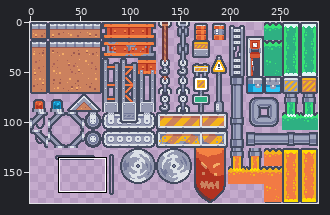
Edited in one commit: sprite sheet (Assets/Tiles/Kenney/kenney_industrial_tiles_packed.png). The first picture is a wide view before the edit; the outline marks the close-up.
Close-up. Before the commit:
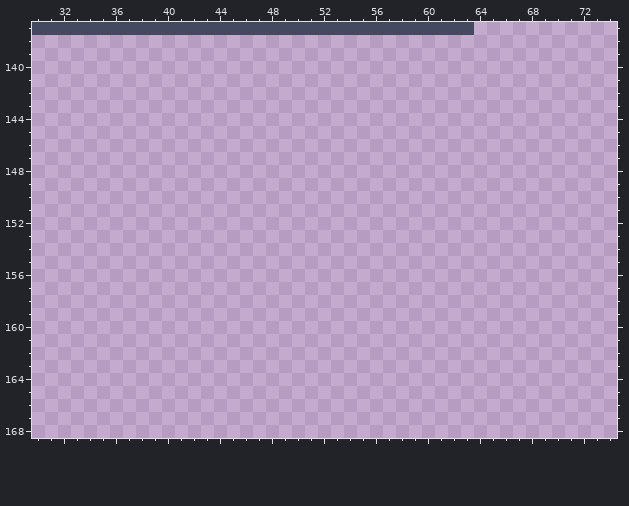
The file is 288x181 pixels. Shown: x 30..74, y 137..168.
After:
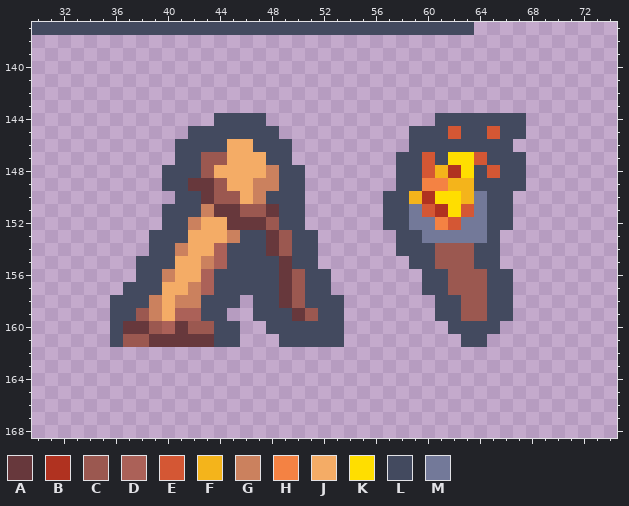
Palette (. is transparent): A #67383c  B #b03220  C #9b5850  D #ab6158  E #d45734  F #f4b41b  G #cb815e  H #f48243  J #f4ac66  K #ffde00  L #434a5f  M #737999
The commit says: two more decorations
The exact change:
The author put colour A in row 149 at x 42 to 43; in row 150 at x 43; in row 151 at x 44 to 45 and 48; in row 152 at x 45 to 47; in rows 153 to 154 at x 48; in rows 155 to 158 at x 49.
The author put colour A in row 159 at x 50; in row 160 at x 37 to 38 and 41; in row 161 at x 39 to 43.
The author put colour B in row 148 at x 62; in row 150 at x 60; in row 151 at x 61.
The author put colour C in row 147 at x 43 to 44; in row 148 at x 43; in row 149 at x 44; in row 150 at x 44 to 45; in row 151 at x 46 to 47; in row 152 at x 48.
The author put colour C in row 153 at x 49; in row 154 at x 49 and 61 to 63; in row 155 at x 61 to 63; in rows 156 to 157 at x 50 and 62 to 64; in row 158 at x 50 and 63 to 64; in row 159 at x 38, 51 and 63 to 64.
The author put colour C in row 160 at x 39 and 42 to 43; in row 161 at x 37 to 38.
The author put colour D in rows 154 to 155 at x 44; in rows 156 to 157 at x 43; in row 159 at x 41 to 42; in row 160 at x 40.
The author put colour E in row 145 at x 62 and 65; in row 147 at x 60 and 64; in row 148 at x 60 and 65; in row 151 at x 60 and 63; in row 152 at x 62.
The author put colour F in row 148 at x 61; in row 149 at x 62 to 63; in row 150 at x 59 and 63.
The author put colour G in row 148 at x 48; in row 149 at x 47 to 48; in row 150 at x 47; in row 151 at x 43; in row 152 at x 42; in row 153 at x 45.
The author put colour G in row 154 at x 41; in row 155 at x 43; in row 156 at x 40; in row 157 at x 42; in row 158 at x 39 and 41 to 42; in row 159 at x 39.
The author put colour H in row 149 at x 60 to 61; in row 152 at x 61.
The author put colour J in row 146 at x 45 to 46; in row 147 at x 45 to 47; in row 148 at x 44 to 47; in row 149 at x 45 to 46; in row 150 at x 46; in row 152 at x 43 to 44.
The author put colour J in row 153 at x 42 to 44; in row 154 at x 42 to 43; in rows 155 to 156 at x 41 to 42; in row 157 at x 40 to 41; in rows 158 to 159 at x 40.
The author put colour K in row 147 at x 62 to 63; in row 148 at x 63; in row 150 at x 61 to 62; in row 151 at x 62.
The author put colour L in row 144 at x 44 to 47 and 61 to 67; in row 145 at x 42 to 48, 59 to 61, 63 to 64 and 66 to 67; in row 146 at x 41 to 44, 47 to 49 and 59 to 66; in row 147 at x 41 to 42, 48 to 49, 58 to 59, 61 and 65 to 67; in row 148 at x 40 to 42, 49 to 50, 58 to 59, 64 and 66 to 67; in row 149 at x 40 to 41, 49 to 50, 58 to 59 and 64 to 67.
The author put colour L in row 150 at x 41 to 42, 48 to 50, 57 to 58 and 65 to 66; in row 151 at x 40 to 42, 49 to 50, 57 to 58 and 65 to 66; in row 152 at x 40 to 41, 49 to 50, 57 to 58 and 65 to 66; in row 153 at x 39 to 41, 46 to 47, 50 to 51, 58 to 59 and 65; in row 154 at x 39 to 40, 45 to 47, 50 to 51, 58 to 60 and 64 to 65; in row 155 at x 38 to 40, 45 to 48, 50 to 51, 59 to 60 and 64 to 65.
The author put colour L in row 156 at x 38 to 39, 44 to 48, 51 to 52, 60 to 61 and 65 to 66; in row 157 at x 37 to 39, 44 to 48, 51 to 52, 60 to 61 and 65 to 66; in row 158 at x 36 to 38, 43 to 45, 47 to 48, 51 to 53, 61 to 62 and 65 to 66; in row 159 at x 36 to 37, 43 to 44, 47 to 49, 52 to 53, 61 to 62 and 65 to 66; in row 160 at x 36, 44 to 45, 48 to 53 and 62 to 65; in row 161 at x 36, 44 to 45, 49 to 53 and 63 to 64.
The author put colour M in row 150 at x 64; in row 151 at x 59 and 64; in row 152 at x 59 to 60 and 63 to 64; in row 153 at x 60 to 64.
Changed places in both close-ups, as pixel boxes (x1, y1, x2, y2):
added: (110, 113, 344, 347)
added: (383, 113, 526, 347)
